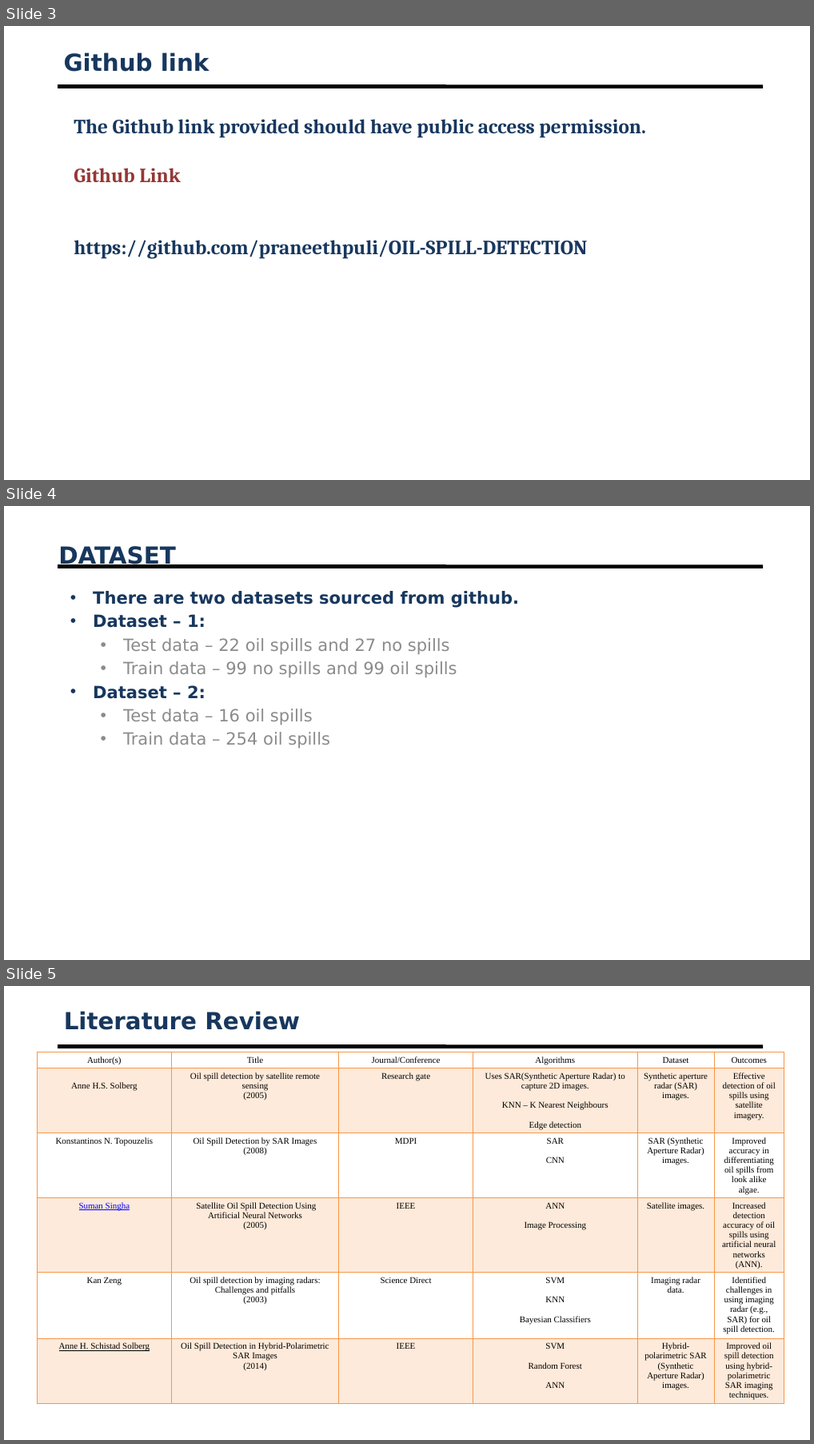
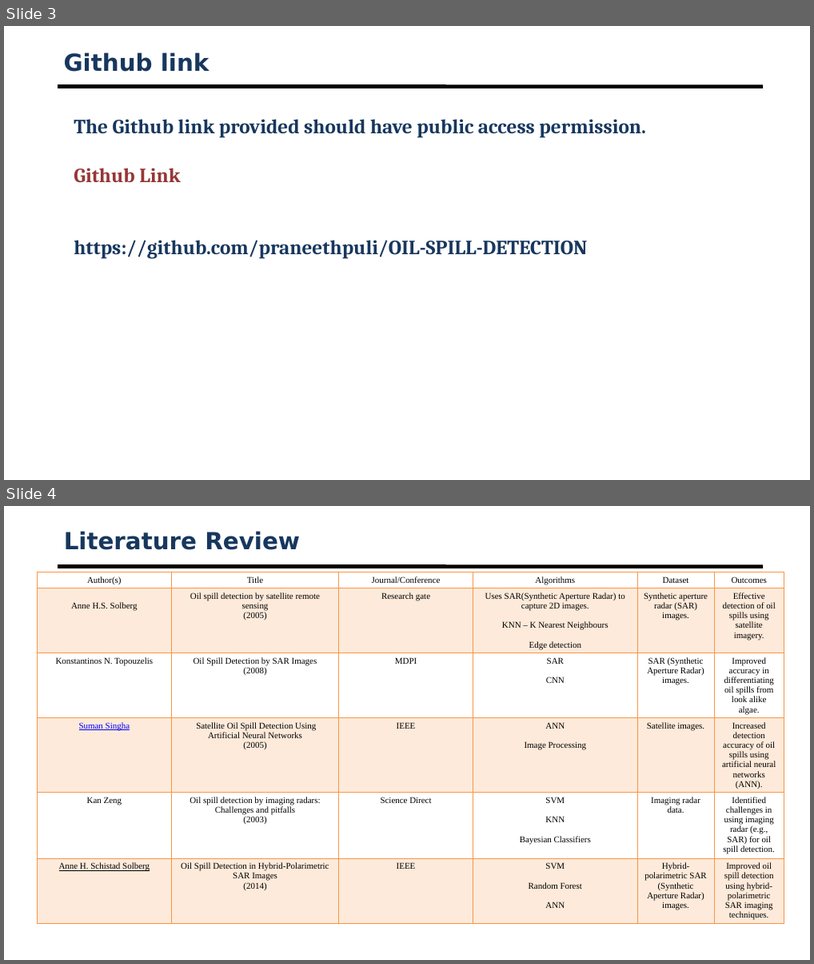
Before and after one commit to praneethpuli/OIL-SPILL-DETECTION, a slide deck: R1_PPT.pptx. Shown one above the other, each under a label of ours: slides 3, 4 and 5 before the commit, slides 3 and 4 after it. The pictures are 814x1444 and 814x964 pixels, drawn with LibreOffice and Linux fonts; fonts in the diff are those of the drawing; background and template pictures are left out. Boxes give left, top, right and bottom in pixels: in the first picture for what was removed or moved away, otherwise in the second. Text is boxed around its words. In the diff, an @@ line names an element or a change of style, - is before the commit and + after.

```diff
--- a/R1_PPT.pptx
+++ b/R1_PPT.pptx
@@ slide 4 removed at (x1=4, y1=506, x2=810, y2=960), background #FFFFFF; not listed: 1 template element that a slide beside it also shows @@
@@ title removed at (x1=58, y1=544, x2=176, y2=568) @@
-DATASET
@@ subtitle removed at (x1=93, y1=591, x2=519, y2=748) @@
-• There are two datasets sourced from github.
-• Dataset – 1:
-  • Test data – 22 oil spills and 27 no spills
-  • Train data – 99 no spills and 99 oil spills
-• Dataset – 2:
-  • Test data – 16 oil spills
-  • Train data – 254 oil spills
@@ what was slide 5 is now slide 4 @@
```
Also in this commit, not shown: 1 slide changed, 1 other file.
